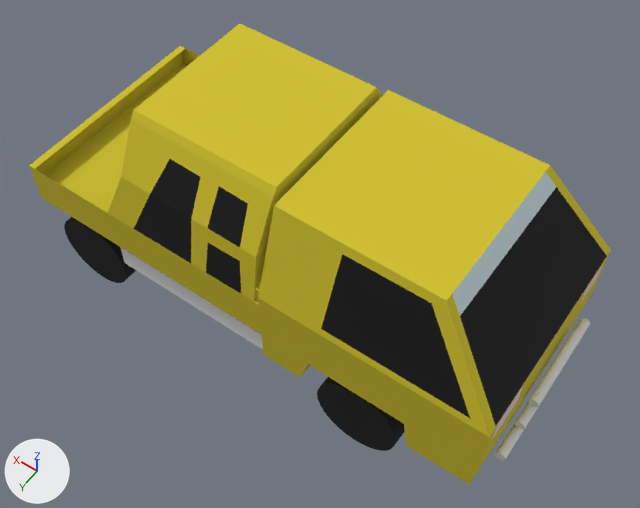
What one commit did to the glTF model client/public/cars/van_generic_a.glb.
Both versions are drawn from a 50 mm camera at (-3.31, 4.52, 7.92) aimed at (-0.2, 0.16, 1.08). The axes (+X, +Y, +Z) are drawn at lower left. The lights are the same throughout. The picture after the commit comes second. Where no turn or scale is listed for an object, it has been applied to the vertices. Vertices at exactly the same position are counted once.

The scene before the commit, as lines of its bpy script (objects in view):
```python
ob_cube = bpy.data.objects.new('Cube', me_cube_mesh)
ob_cube.location = (0.077, 0.0, 1.549)
ob_cube_001 = bpy.data.objects.new('Cube.001', me_cube_001_mesh)
ob_cube_001.location = (0.705, -0.003, 0.704)
ob_cylinder_001 = bpy.data.objects.new('Cylinder.001', me_cylinder_001_mesh)
ob_cylinder_001.location = (-1.309, 1.009, 0.442)
ob_cylinder_002 = bpy.data.objects.new('Cylinder.002', me_cylinder_002_mesh)
ob_cylinder_002.location = (2.052, 1.004, 0.457)
ob_cylinder_006 = bpy.data.objects.new('Cylinder.006', me_cylinder_006_mesh)
ob_cylinder_006.location = (-2.649, -0.032, 1.048)
ob_cylinder_007 = bpy.data.objects.new('Cylinder.007', me_cylinder_007_mesh)
ob_cylinder_007.location = (-2.638, -0.023, 0.885)
ob_cylinder_008 = bpy.data.objects.new('Cylinder.008', me_cylinder_008_mesh)
ob_cylinder_008.location = (-2.622, -0.013, 0.73)
```
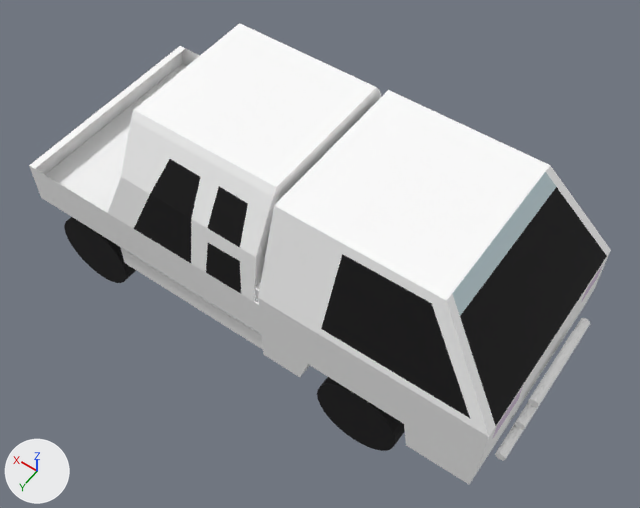
Where the change shows, as pixel boxes (x1, y1, x2, y2) in the pictures (640 x 508 px):
'Cube', recoloured, shading changed, surface changed (lighter): (29, 23, 611, 485) in both
'Cube.001', recoloured, surface changed: (120, 247, 263, 350) in both
'Cylinder.006', recoloured: (528, 330, 582, 407) in both
'Cylinder.008', recoloured: (495, 318, 590, 461) in both
'Cylinder.007', recoloured: (515, 328, 584, 430) in both

What changed in the scene script:
```text
Change mat_none:
    add n2 = _N.new('ShaderNodeVertexColor'); n2.name = 'Color Attribute'
    where n0 = _N.new('ShaderNodeBsdfPrincipled'); n0.name = 'Principled BSDF'
    add _L.new(n2.outputs[0], n0.inputs[0])  # 'Color' to 'Base Color'
Change mat_material:
    where n0 = _N.new('ShaderNodeBsdfPrincipled'); n0.name = 'Principled BSDF'
    remove n0.inputs[0].default_value = (0.64, 0.532, 0.0179, 1.0)  # 'Base Color', yellow #d1c124
    add n2 = _N.new('ShaderNodeVertexColor'); n2.name = 'Color Attribute'
    add _L.new(n2.outputs[0], n0.inputs[0])  # 'Color' to 'Base Color'
Change mat_material_003:
    where n0 = _N.new('ShaderNodeBsdfPrincipled'); n0.name = 'Principled BSDF'
    remove n0.inputs[0].default_value = (0.56, 0.687, 0.729, 1.0)  # 'Base Color', pale blue #c5d8de
    add n2 = _N.new('ShaderNodeMix'); n2.name = 'Mix'
    add n2.data_type = 'RGBA'
    add n2.blend_type = 'MULTIPLY'
    add n2.inputs[0].default_value = 1.0  # 'Factor'
    add n2.inputs[7].default_value = (0.56, 0.687, 0.729, 1.0)  # 'B', pale blue #c5d8de
    add n3 = _N.new('ShaderNodeVertexColor'); n3.name = 'Color Attribute'
    add _L.new(n2.outputs[2], n0.inputs[0])  # 'Result' to 'Base Color'
    add _L.new(n3.outputs[0], n2.inputs[6])  # 'Color' to 'A'
Change mat_material_004:
    where n0 = _N.new('ShaderNodeBsdfPrincipled'); n0.name = 'Principled BSDF'
    remove n0.inputs[0].default_value = (0.748, 0.614, 0.8, 1.0)  # 'Base Color', pale blue #e0cee7
    add n2 = _N.new('ShaderNodeMix'); n2.name = 'Mix'
    add n2.data_type = 'RGBA'
    add n2.blend_type = 'MULTIPLY'
    add n2.inputs[0].default_value = 1.0  # 'Factor'
    add n2.inputs[7].default_value = (0.748, 0.614, 0.8, 1.0)  # 'B', pale blue #e0cee7
    add n3 = _N.new('ShaderNodeVertexColor'); n3.name = 'Color Attribute'
    add _L.new(n2.outputs[2], n0.inputs[0])  # 'Result' to 'Base Color'
    add _L.new(n3.outputs[0], n2.inputs[6])  # 'Color' to 'A'
Change me_cube_001_mesh:
    where me_cube_001_mesh.from_pydata(...)  # 8 vertices, 12 faces; spans x -0.91..0.91, y -1.12..1.12, z -0.13..0.13
    used by ob_cube_001; location = (0.705, -0.003, 0.704)
    me_cube_001_mesh part 1: texture (UV) coordinates changed
    me_cube_001_mesh part 2: vertex colours changed
Change me_cylinder_002_mesh:
    where me_cylinder_002_mesh.from_pydata(...)  # 64 vertices, 124 faces; spans x -0.44..0.44, y -0.141..0.141, z -0.442..0.442
    used by ob_cylinder_002; location = (2.052, 1.004, 0.457)
    me_cylinder_002_mesh part 3: texture (UV) coordinates changed
    me_cylinder_002_mesh part 4: vertex colours changed
Change me_cylinder_001_mesh:
    where me_cylinder_001_mesh.from_pydata(...)  # 64 vertices, 124 faces; spans x -0.44..0.44, y -0.141..0.141, z -0.442..0.442
    used by ob_cylinder_001; location = (-1.309, 1.009, 0.442)
    me_cylinder_001_mesh part 5: texture (UV) coordinates changed
    me_cylinder_001_mesh part 6: vertex colours changed
Change me_cube_mesh:
    where me_cube_mesh.from_pydata(...)  # 216 vertices, 406 faces; spans x -2.62..2.62, y -1.15..1.15, z -1.01..1.01
    used by ob_cube; location = (0.077, 0.0, 1.549)
    me_cube_mesh part 7: its shading normals changed
    me_cube_mesh part 8: texture (UV) coordinates changed
    me_cube_mesh part 9: vertex colours changed
```
